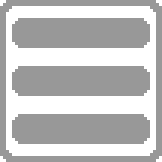
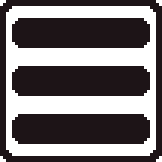
Before/after of a 162px x 162px layered artwork. What changed in the layer stack:
painted on "Layer copy" over bbox(0, 0, 162, 162)
